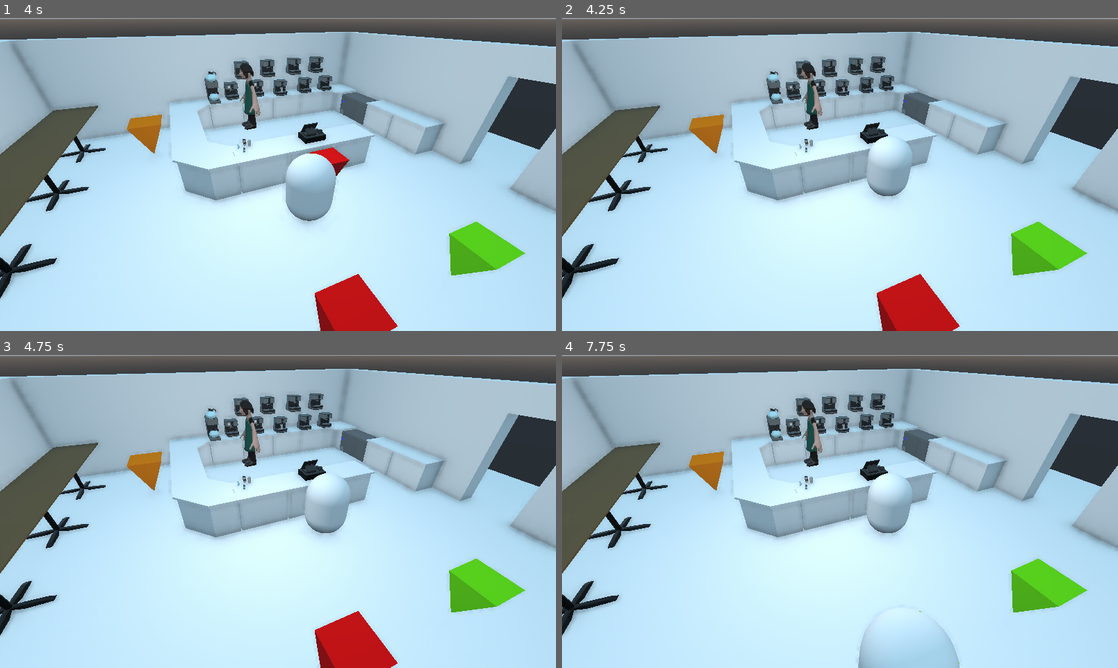
Above: before the commit, frames 1-4 (two rows, left to right).
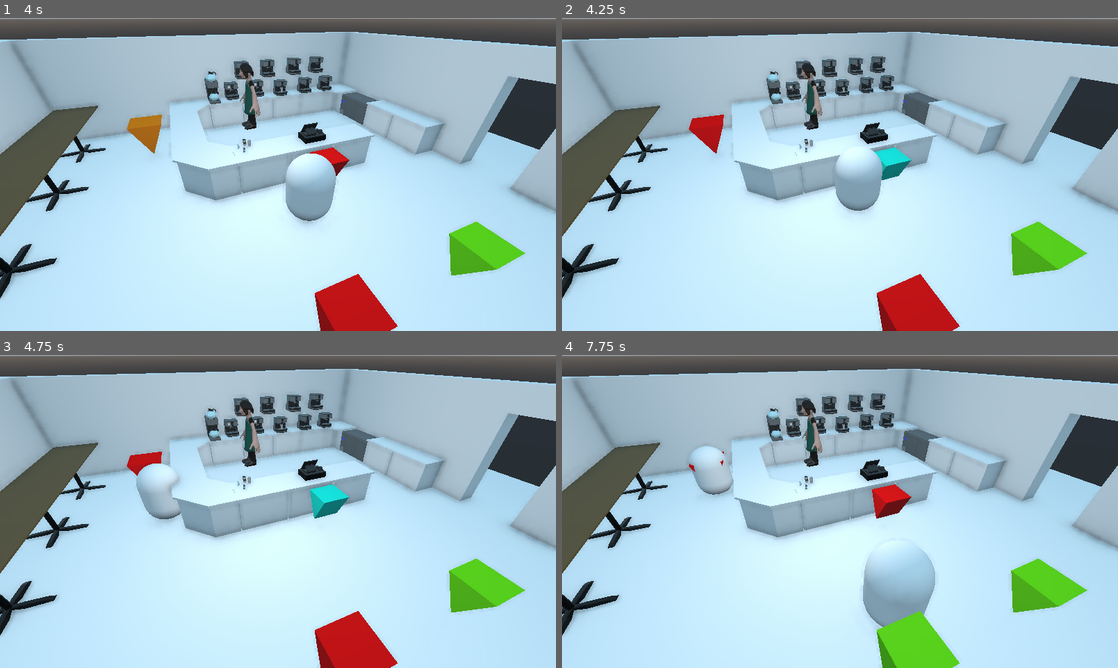
Above: after the commit, the same moments.

Repository: outfrost/ld49
Game: Godot game, scene res://level/CafeNavmesh.tscn
The game is run twice, just before and just after one commit, with the same random seed, the same clock (stepped at 60 frames per second) and the same inputs. This scene is started directly instead of the project's main scene.
Inputs (mouse positions are in pixels of both pictures, inside the frame that each line leads up to):
- Up to frame 1 (4 s): tap Enter at 0.5, 2.75 s; move the mouse to (400, 158) at 0.52 s; hold D (right) 0.53-1.28 s; tap Mouse wheel up (zoom_in) at 0.6, 2.1, 3.6 s; click (400, 158) at 0.67 s; move the mouse to (166, 190) at 1.27 s; hold S (down) 1.28-2.03 s; tap Mouse wheel down (zoom_out) at 1.35, 2.85 s; tap Space at 2, 3.5 s; move the mouse to (333, 105) at 2.02 s; hold D (right) 2.03-2.78 s; move the mouse to (250, 237) at 2.77 s; hold W (up) 2.78-3.53 s; click (250, 237) at 2.92 s; move the mouse to (444, 221) at 3.52 s; hold A (left) from 3.53 s (still down)
- Up to frame 2 (4.25 s): keep holding A (left)
- Up to frame 3 (4.75 s): keep holding A (left); move the mouse to (111, 464) at 4.27 s; tap Mouse wheel down (zoom_out) at 4.35 s
- Up to frame 4 (7.75 s): move the mouse to (867, 511) at 5.02 s; release A (left) at 5.03 s; hold S (down) 5.03-5.78 s; tap Mouse wheel up (zoom_in) at 5.1, 6.6 s; click (867, 511) at 5.17 s; tap Enter at 5.75 s; move the mouse to (756, 433) at 5.77 s; hold D (right) 5.78-6.53 s; tap Mouse wheel down (zoom_out) at 5.85, 7.35 s; tap Space at 6.5 s; move the mouse to (962, 495) at 6.52 s; hold W (up) 6.53-7.28 s; move the mouse to (728, 527) at 7.27 s; hold D (right) from 7.28 s (still down); click (728, 527) at 7.42 s

Frame 1 is identical in both runs. In frame 2, 2.6% of the frame differs, in the area x 22-63%, y 30-63%; in frame 3, 2.6%; in frame 4, 6.8%, in the area x 22-72%, y 29-100%.
Error in both runs: Invalid get index 'is_running' (on base: 'null instance'). (res://game/CameraPosition.gd:43)

Commit message:
Automate part of the get order/deliver to see what's happening

Diff:
--- a/game/autoloads/OrderRepository.gd
+++ b/game/autoloads/OrderRepository.gd
@@ -28,6 +28,8 @@
 var barista_prepared_order:Array = []
 var customer_waiting_on_ask_spot:Spatial = null
 
+export var debugging = true
+
 func barista_add_item_to_delivery(item:int)->void:
 	barista_prepared_order.append(item)
 
@@ -52,7 +54,7 @@
 
 #Calls any client with a matching order
 func barista_call_client_to_get_food(client_node:Spatial)->void:
-	if client_node.has("receive_order"):
+	if client_node.has_method("receive_order"):
 		client_node.call_customer_to_deliver_zone()
 
 func generate_order(number_of_items:int, can_repeat:bool)->Array:
@@ -99,3 +101,14 @@
 
 func set_customer_waiting_on_ask_spot(node:Spatial)->void:
 	customer_waiting_on_ask_spot = node
+
+func _process(delta):
+	#Debug purposes
+	if not debugging:
+		return
+	if customer_waiting_on_ask_spot != null and not customer_waiting_on_ask_spot.barista_took_order:
+		take_order_from_customer()
+	if order_queue.size() > 0:
+		yield(get_tree().create_timer(randi() % 4), "timeout")
+		for i in order_queue:
+			barista_call_client_to_get_food(i)
--- a/game/customer/GenericCustomer.gd
+++ b/game/customer/GenericCustomer.gd
@@ -66,6 +66,7 @@
 
 func deliver_order_to_barista()->void:
 	barista_took_order = true
+	go_waiting_spot()
 	OrderRepository.add_order(self, customer_generated_food_order)
 
 func receive_order(received_item:int)->bool: #True = the delivered item is correct
@@ -113,6 +114,7 @@
 	target = chosen_exit
 	allocated_spot = chosen_exit
 	move_to(target)
+	OrderRepository.remove_order(self)
 
 # Called when the node enters the scene tree for the first time.
 func _ready():
@@ -158,9 +160,9 @@
 				if not barista_took_order:
 					current_state = states.idle
 				else:
-					current_state = states.waiting_to_order
+					current_state = states.waiting_for_order
 				emit_signal("started_idling")
-				if target.is_in_group("exit_spot"):
+				if allocated_spot.is_in_group("exit_spot"):
 					emit_signal("despawning", self)
 					call_deferred("queue_free")
 				if allocated_spot.is_in_group(spots_collection.spot_names[spots_collection.ask_food_spot]):
@@ -177,7 +179,7 @@
 				if max_waiting_timer.is_stopped():
 					#Restart timer
 					max_waiting_timer.start()
-				if barista_took_order and target.is_in_group(spots_collection.spot_names[spots_collection.ask_food_spot]): #Barista has picked the customer order and he is on the asking spot
+				if barista_took_order and allocated_spot.is_in_group(spots_collection.spot_names[spots_collection.ask_food_spot]): #Barista has picked the customer order and he is on the asking spot
 					#Move to some table
 					var waiting_spot = _get_and_allocate_spot(spots_collection.spot_names[spots_collection.waiting_spot])
 					target = waiting_spot
@@ -198,11 +200,9 @@
 	match current_state:
 		states.waiting_for_order:
 			leave_and_go_away()
-			OrderRepository.remove_order(self)
 			OrderRepository.emit_signal("client_enraged", self) #Kept waiting forever, not cool
 		states.waiting_to_order:
 			leave_and_go_away()
-			OrderRepository.remove_order(self)
 			OrderRepository.emit_signal("client_enraged", self) #Not delivered on time, very mad
 		states.drinking:
 			needs_fullfilled()
--- a/game/customer/GenericCustomer.tscn
+++ b/game/customer/GenericCustomer.tscn
@@ -28,7 +28,7 @@
 disabled = true
 
 [node name="MaxWaitingTime" type="Timer" parent="."]
-wait_time = 20.0
+wait_time = 60.0
 one_shot = true
 
 [connection signal="timeout" from="MaxWaitingTime" to="." method="_on_MaxWaitingTime_timeout"]
--- a/game/customer/spots/SpotsGroupList.gd
+++ b/game/customer/spots/SpotsGroupList.gd
@@ -1,4 +1,4 @@
 extends Node
 
-enum {drinking_spot, exit_spot, spawning_spot, ask_food_spot, waiting_spot}
+enum {drinking_spot, exit_spot, spawning_spot, ask_food_spot, waiting_spot, get_food_spot}
 var spot_names = ["drinking_spot", "exit_spot", "spawning_spot", "ask_food_spot", "waiting_spot", "get_food_spot"] #For reference and to avoid typos
